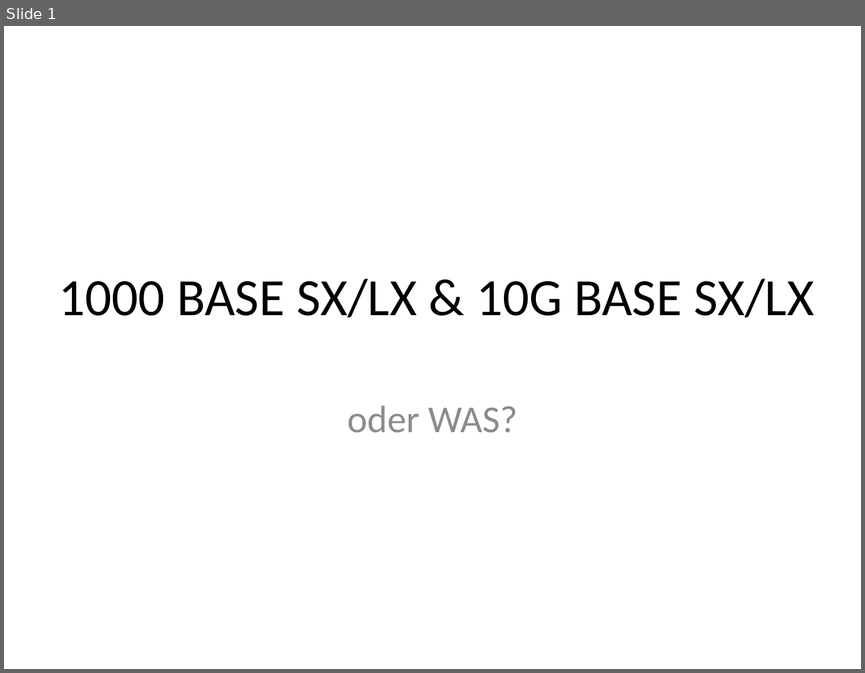
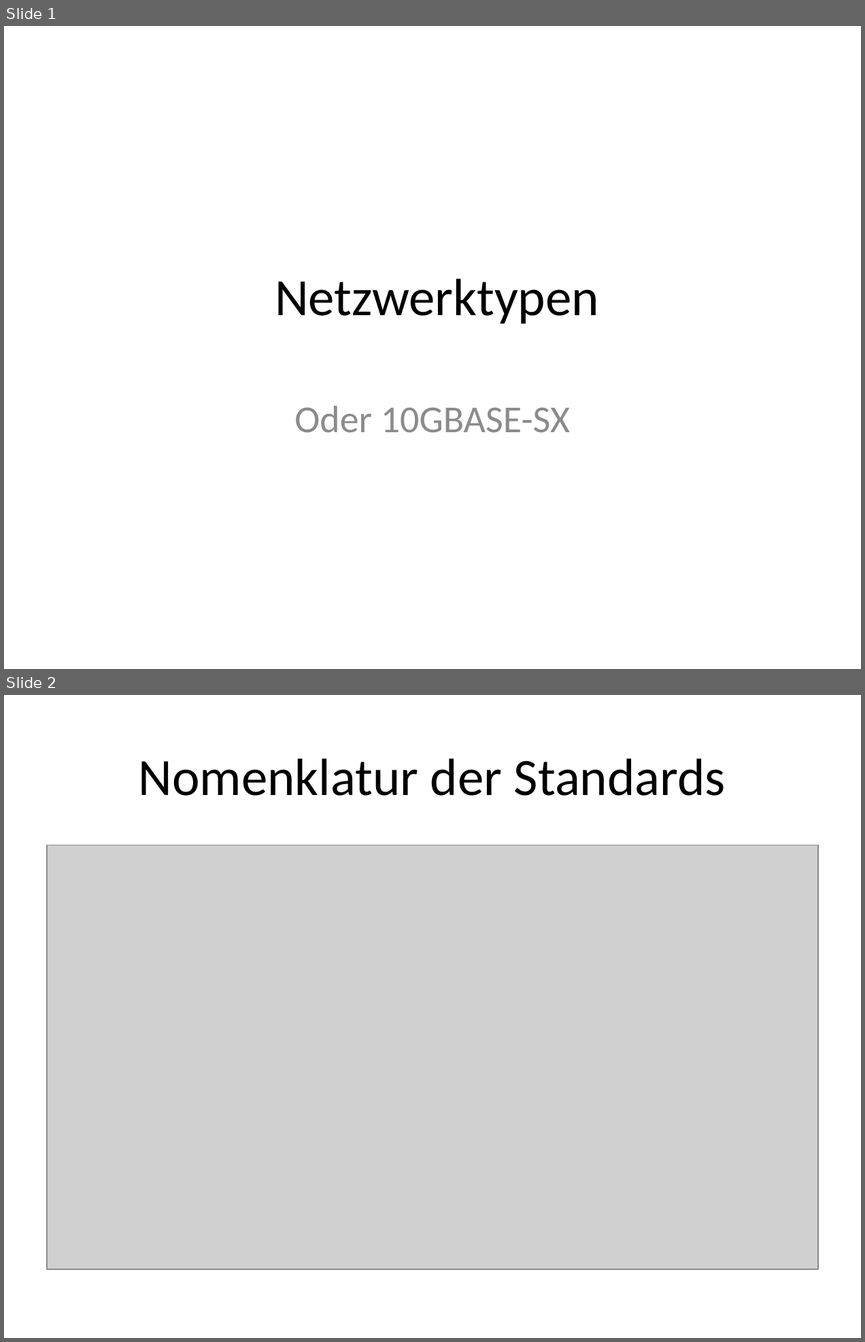
Before and after one commit to leonkunert/Schule, a slide deck: Projekt/Netzwerk/Netzwerktypen.pptx. Shown one above the other, each under a label of ours: slide 1 before the commit, slides 1 and 2 after it. The pictures are 865x673 and 865x1342 pixels, drawn with LibreOffice and Linux fonts; fonts in the diff are those of the drawing; grey boxes stand for pictures. Boxes give left, top, right and bottom in pixels: in the first picture for what was removed or moved away, otherwise in the second. Text is boxed around its words. In the diff, an @@ line names an element or a change of style, - is before the commit and + after.

Commit message:
Added Presentation and text

```diff
--- a/Projekt/Netzwerk/Netzwerktypen.pptx
+++ b/Projekt/Netzwerk/Netzwerktypen.pptx
@@ slide 2 added at <box>4,695,861,1338</box>, background #FFFFFF @@
@@ title added at <box>138,758,725,796</box>, 44 pt, text #000000 @@
+Nomenklatur der Standards
@@ picture added at <box>47,845,818,1269</box> @@
@@ slide 1 changed as well @@
@@ title at <box>275,278,599,324</box>: text changed @@
-1000 BASE SX/LX & 10G BASE SX/LX
+Netzwerktypen
@@ subtitle at <box>294,405,570,433</box>: text changed @@
-oder WAS?
+Oder 10GBASE-SX
```
Also in this commit, not shown: 1 other slide added, 1 slide removed, 4 other files.
